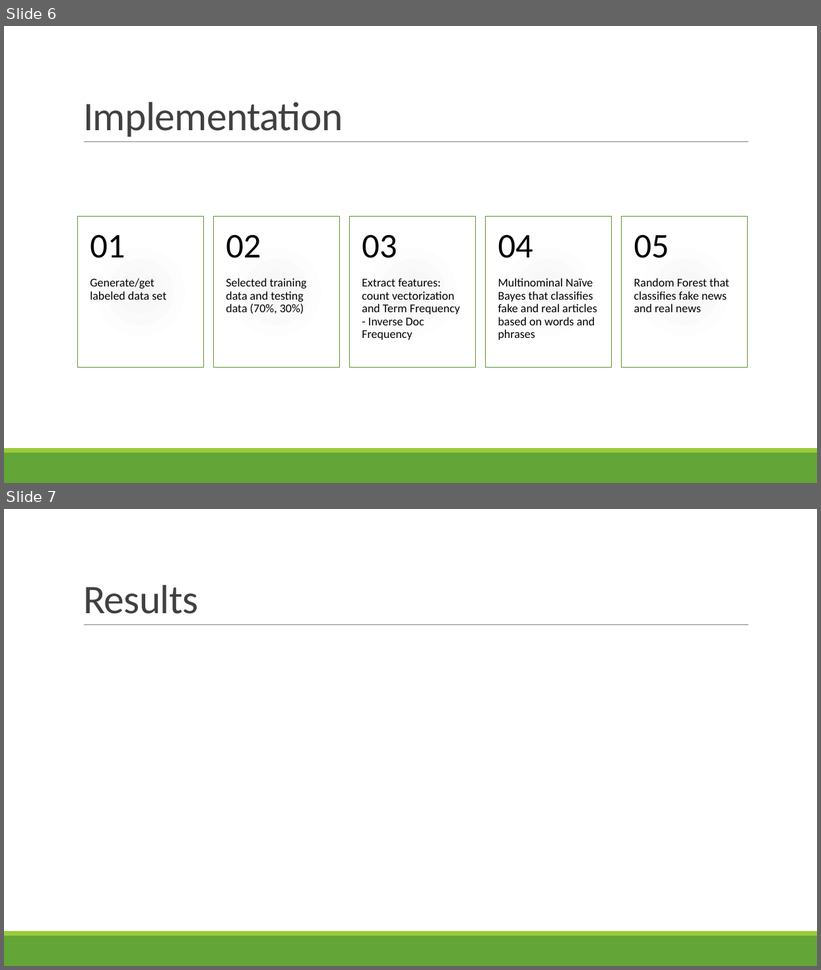
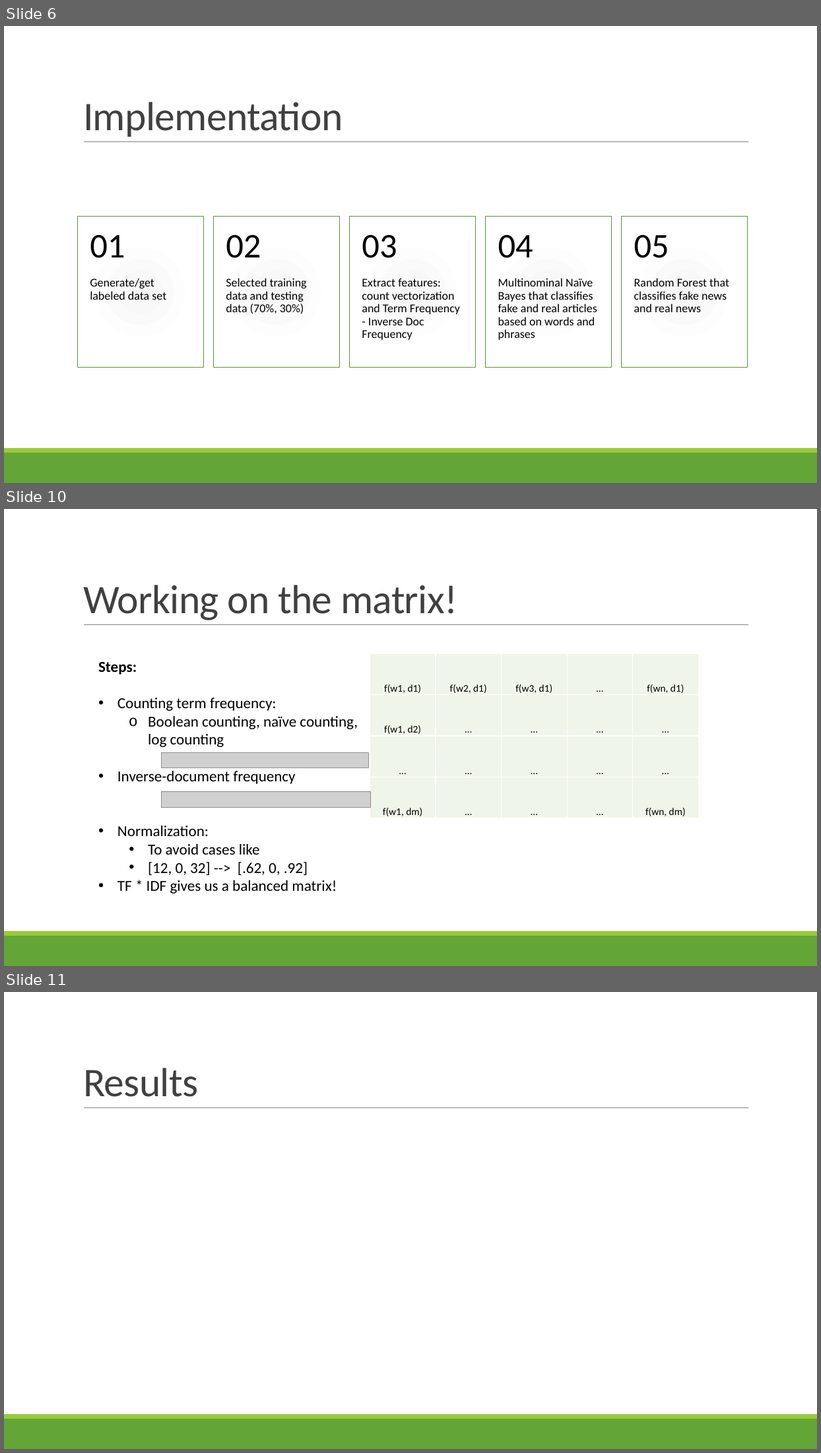
Before and after one commit to LinghanX/Project_Veritas, a slide deck: presentations/FakeNews_Final.pptx. Shown one above the other, each under a label of ours: slides 6 and 7 before the commit, slides 6, 10 and 11 after it; the slides between them are not shown. The pictures are 821x970 and 821x1453 pixels, drawn with LibreOffice and Linux fonts; fonts in the diff are those of the drawing; grey boxes stand for pictures. Boxes give left, top, right and bottom in pixels: in the first picture for what was removed or moved away, otherwise in the second. Text is boxed around its words. In the diff, an @@ line names an element or a change of style, - is before the commit and + after.

```diff
--- a/presentations/FakeNews_Final.pptx
+++ b/presentations/FakeNews_Final.pptx
@@ slide 10 added at (4, 509, 817, 966), background #FFFFFF; not listed: 3 template elements that a slide beside it also shows @@
@@ title added at (83, 585, 457, 621), 48 pt, text #404040 @@
+Working on the matrix!
@@ text added at (98, 662, 358, 894), 18 pt, text #000000 @@
+Steps:
+• Counting term frequency:
+  o Boolean counting, naïve counting, log counting
+• Inverse-document frequency
+• Normalization:
+  • To avoid cases like
+  • [12, 0, 32] --> [.62, 0, .92]
+• TF * IDF gives us a balanced matrix!
@@ table added at (370, 654, 700, 819), 4 rows, 5 columns @@
+f(w1, d1) | f(w2, d1) | f(w3, d1) | … | f(wn, d1)
+f(w1, d2) | … | … | … | …
+… | … | … | … | …
+f(w1, dm) | … | … | … | f(wn, dm)
@@ picture added at (161, 753, 370, 768) @@
@@ picture added at (161, 792, 371, 807) @@
@@ what was slide 7 is now slide 11 @@
```
Also in this commit, not shown: 3 other slides added.
